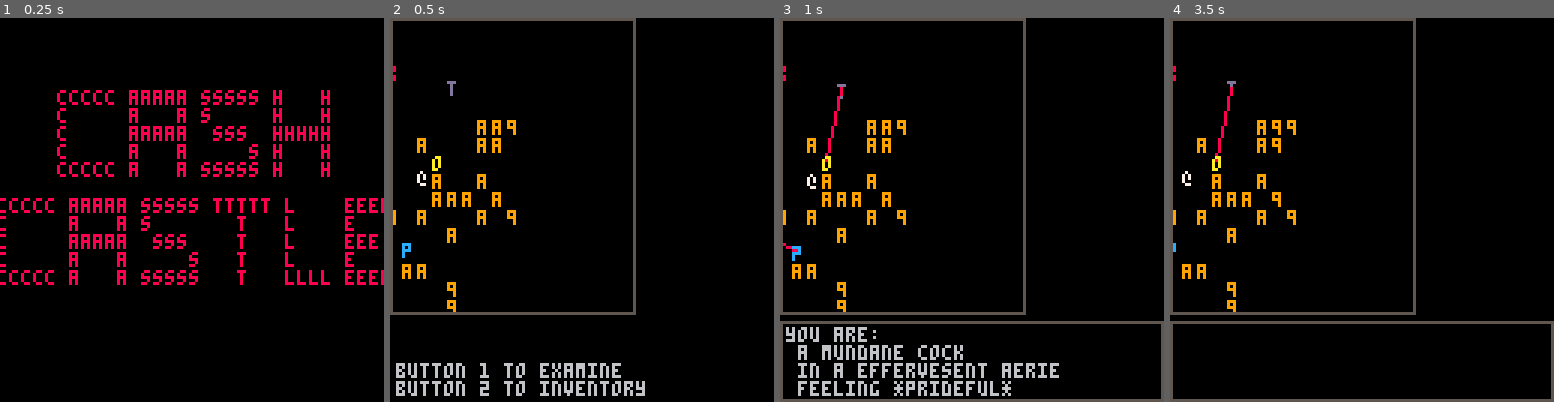
Above: before the commit, frames 1-4 (left to right).
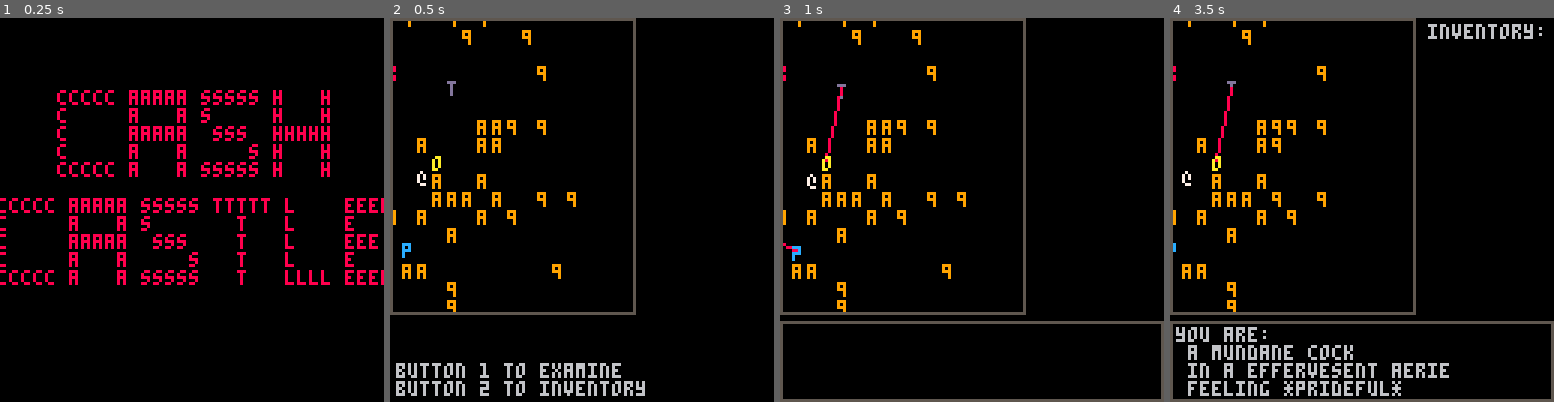
Above: after the commit, the same moments.

Repository: arnodick/castle
Game: PICO-8 cartridge castle.p8
The game is run twice, just before and just after one commit, with the same random seed, the same clock (stepped at 60 frames per second) and the same inputs.
Inputs:
- Up to frame 1 (0.25 s): no input
- Up to frame 2 (0.5 s): tap X (X key) at 0.33 s
- Up to frame 3 (1 s): tap O (Z key) at 0.7 s
- Up to frame 4 (3.5 s): tap X (X key) at 1.07, 1.85, 2.97 s; hold Right 1.6-2.1 s; tap O (Z key) every 0.4 s from 1.7 to 3.3 s; hold Up 2.15-2.42 s; hold Right 2.47-3.03 s; hold Left from 3.08 s (still down)

Frame 1 is identical in both runs. In frame 2, 0.5% of the frame differs, in the area x 4-49%, y 0-68%; in frame 3, 3.7%; in frame 4, 4.1%, in the area x 1-97%, y 0-99%.

Commit message:
fixing menu shit finally!

Diff:
--- a/castle.p8
+++ b/castle.p8
@@ -466,7 +466,7 @@
 
 function drawactor(a)
 	if p!=nil then
-		if comparedistance(a,p)<8 then
+		if comparedistance(a,p)<11 then
 			if actortypes[a.t][level+1].ch2!=nil then
 				--print(actortypes[a.t][level+1].ch2,a.x*cellw+a.shakex+camoffx+2,a.y*cellh+a.shakey+camoffy+2,actortypes[2][level+1].c2) --keeping this in case it was giving good colour results?
 				print(actortypes[a.t][level+1].ch2,a.x*cellw+a.shakex+camoffx+2,a.y*cellh+a.shakey+camoffy+2,actortypes[a.t][level+1].c2)
@@ -731,7 +731,7 @@
 		if a==p then
 			sendtomenu(menus[2],listinventory(p))
 		end
-		if comparedistance(a,p)<5.2 or a.t==11 then
+		if comparedistance(a,p)<4.9 or a.t==11 then
 			if a.hit==0 then
 				local d=movetype(a)
 				if moveactor(a,d) then
@@ -827,25 +827,24 @@
 					quitmenu(m,1,true)
 					local en={} en[1]=3 en[2]=7 en[3]=8
 					local r=flr(rnd(#en))+1
-					m.me={}
+--					m.me={}
 --					m.me[1]="they say:"
 					if players[1]!=nil then
 					local trl=actortypes[m.target][level+1].rl
 					local prl=actortypes[p.t][level+1].rl
 					if     rltns[trl].ha==prl then
-						m.me[2]=" no i hate you!"
+						sendtomenu(m,{"they say:"," no i hate you!"})
 					elseif rltns[prl].ha==trl then
-						m.me[2]=" you're mean..."
-						m.me[3]="*"..species[actortypes[m.target][level+1].sp].." now hates you!*"
+						sendtomenu(m,{"they say:"," you're mean...","*"..species[actortypes[m.target][level+1].sp].." now hates you!*"})
+
 						rltns[actortypes[m.target][level+1].rl].ha=actortypes[p.t][level+1].rl
 						while rltns[actortypes[m.target][level+1].rl].li==prl do
 							rltns[actortypes[m.target][level+1].rl].li=flr(rnd(#rltns))+1
 						end
 					elseif rltns[trl].li==prl then
-						m.me[2]=" i like you! ;)"
-						m.me[3]=" "..species[actortypes[en[r]][level+1].sp].." hates "..feelings[rltns[actortypes[en[r]][level+1].rl].ha].."!"
+						sendtomenu(m,{"they say:"," i like you! ;)"," "..species[actortypes[en[r]][level+1].sp].." hates "..feelings[rltns[actortypes[en[r]][level+1].rl].ha].."!"})
 					else
-						m.me[2]=" "..species[actortypes[en[r]][level+1].sp].." hates "..feelings[rltns[actortypes[en[r]][level+1].rl].ha].."!"
+						sendtomenu(m,{"they say:"," "..species[actortypes[en[r]][level+1].sp].." hates "..feelings[rltns[actortypes[en[r]][level+1].rl].ha].."!"})
 					end
 					end
 				else
@@ -863,10 +862,10 @@
 				quitmenu(m,mt,false)
 			end
 		end
-	else
-		m.sel=1
-		if m.t==4 then m.t=1 def={} end
-		m.me=def
+--	else
+--		m.sel=1
+--		if m.t==4 then m.t=1 end--def={} end
+--		m.me=def
 	end
 end
 
@@ -884,6 +883,7 @@
 end
 
 function listinventory(a)
+--todo: make this take a title input "inventory:" or "use:" etc
 	me={}
 	me[1]="inventory:"
 	for b=1,#a.inventory do
@@ -907,7 +907,7 @@
 --				m.control=not m.control
 --				local dire=actoroob(p,direction(btnp()))
 			local target=room[cur.x][cur.y]
-			if target==0 then
+			if target==1 then
 				local ty=actortypes[p.t][level+1]
 				mes[1]="you are:"
 				mes[2]=" a "..adjectives[ty.ad].." "..pronouns[ty.pn]..species[ty.sp]
@@ -934,6 +934,7 @@
 	--inventory menu
 	elseif m.t==2 then
 		if p!=nil then
+			def[1]="use:"
 			controlmenu(m,2,#p.inventory,def)
 		end
 	--buy menu
@@ -1027,6 +1028,7 @@
 			if p!=nil then
 				--control inventory
 				if btnp(5) then
+					sendtomenu(menus[2],listinventory(p))
 					if p.inventory[1]!=nil then
 						menus[2].control=not menus[2].control
 					end
